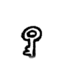
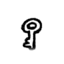
Layer changes from the first w=64, h=64 image to the second:
painted on "Key" over [20, 17, 43, 59]
